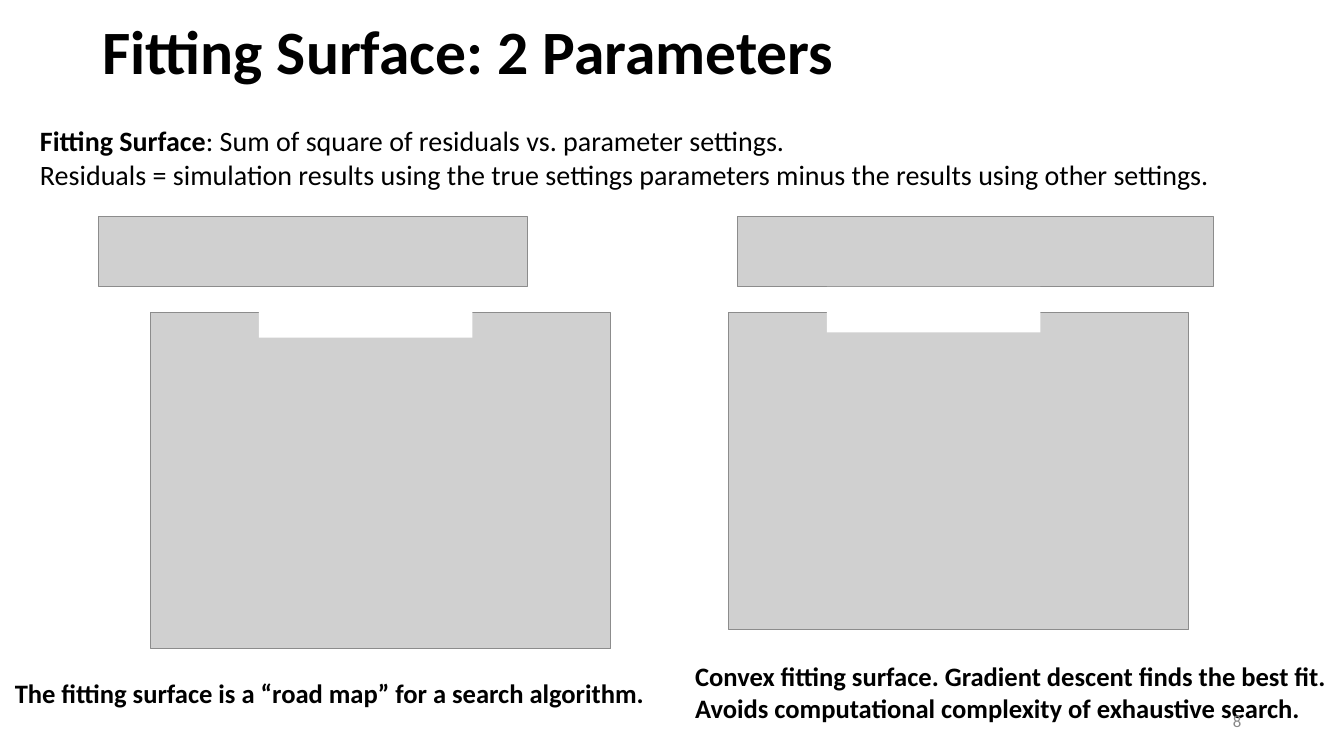
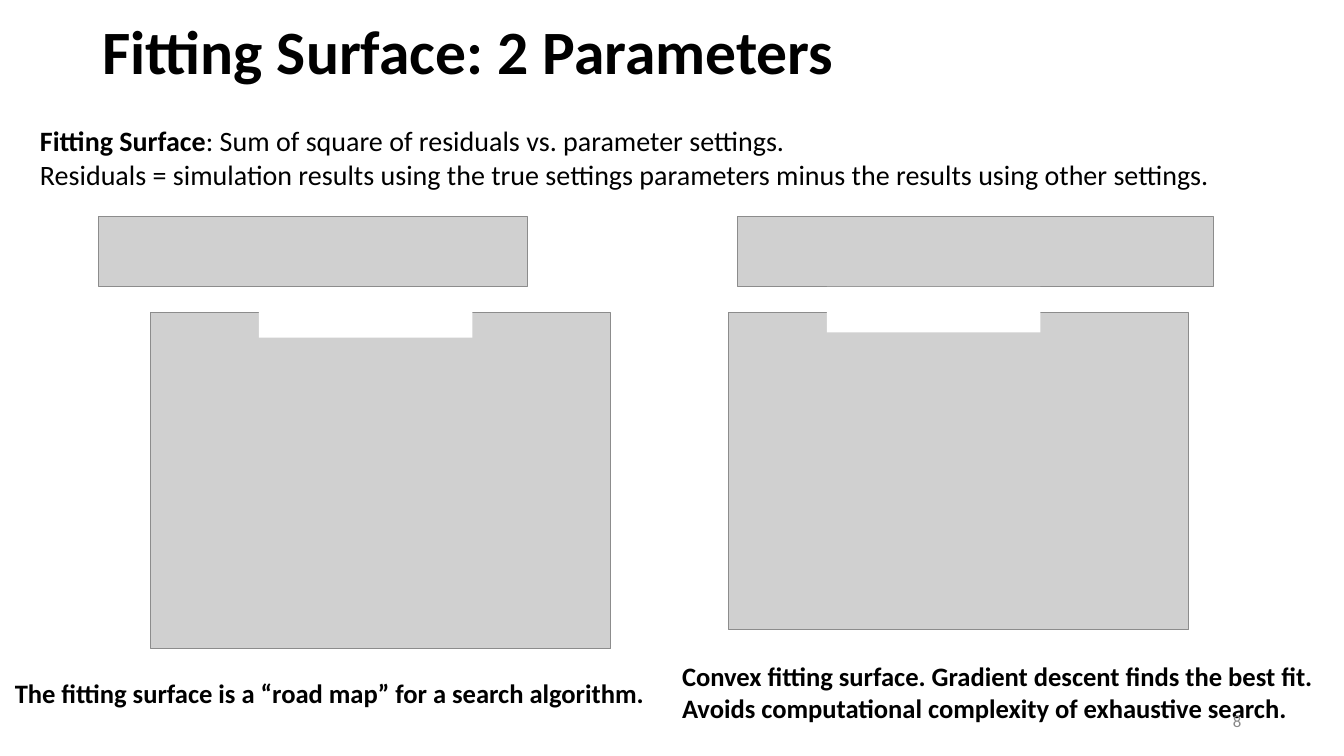
Before and after one commit to joseph-hellerstein/network-modeling-summer-school, a slide deck: slide 8 of 2022/Parameter-Estimation/Parameter-Fitting-Part-1a-Overview.pptx. Drawn at 1344x756 pixels with LibreOffice and Linux fonts; fonts in the diff are those of the drawing; grey boxes stand for pictures. Boxes give left, top, right and bottom in pixels: in the first picture for what was removed or moved away, otherwise in the second. Text is boxed around its words. In the diff, an @@ line names an element or a change of style, - is before the commit and + after.

```diff
--- a/2022/Parameter-Estimation/Parameter-Fitting-Part-1a-Overview.pptx
+++ b/2022/Parameter-Estimation/Parameter-Fitting-Part-1a-Overview.pptx
@@ text "Convex fitting surface. Gradient descent ..." moved from (x1=695, y1=667, x2=1325, y2=724) to (x1=682, y1=667, x2=1312, y2=724) @@
```
Also in this commit, not shown: 1 other slide changed, 1 other file.
